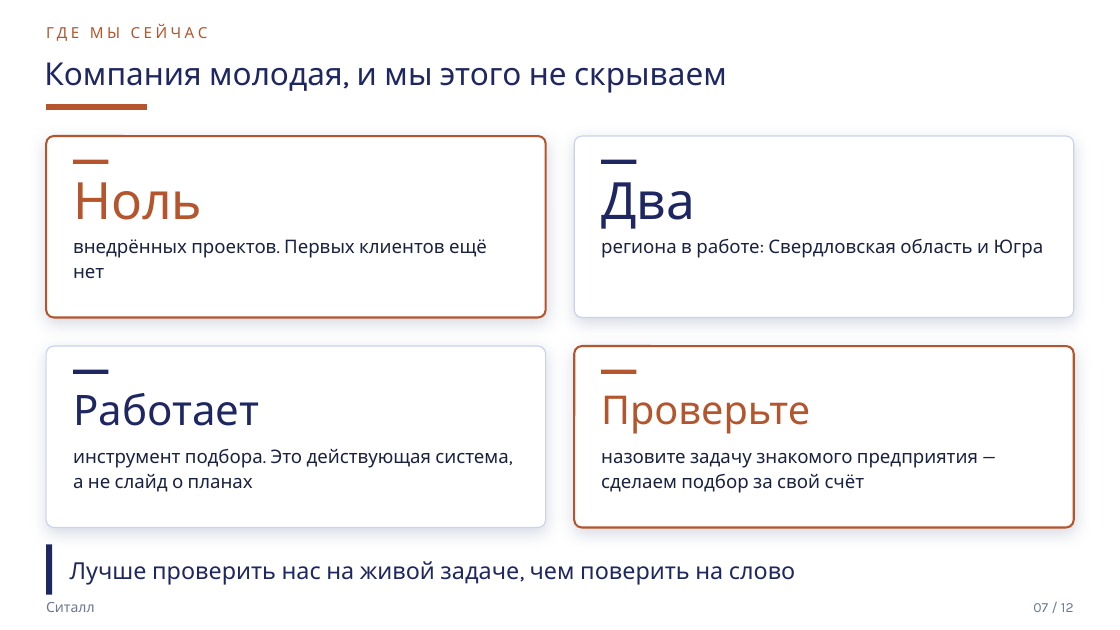
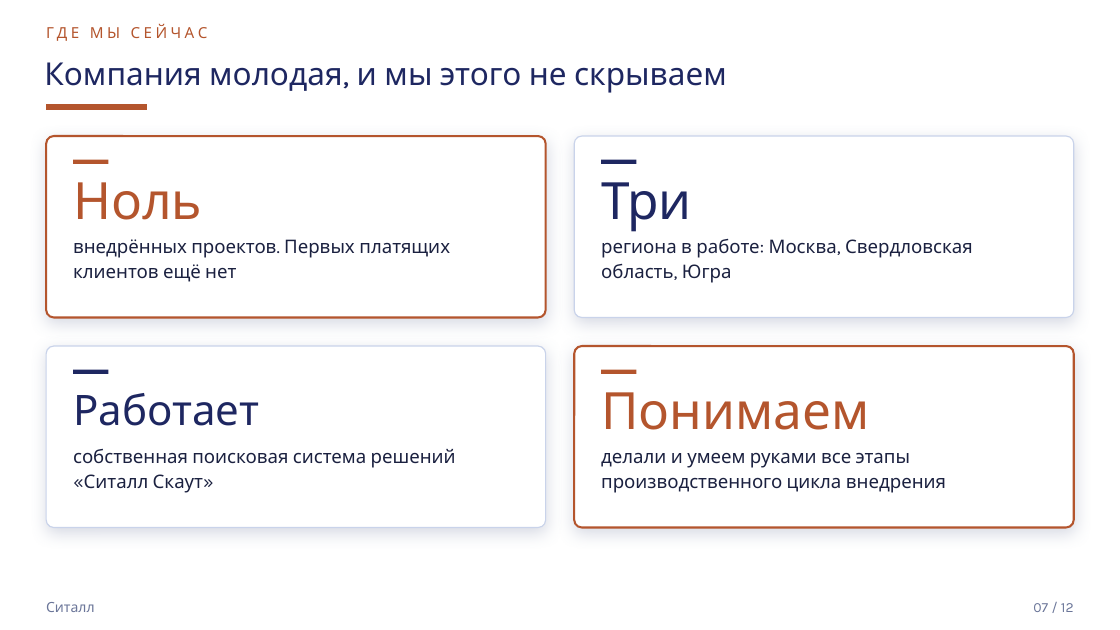
Before and after one commit to mrflxxxme/techmost-scout, a slide deck: slide 7 of marketing/partners/sitall-deck-partner.pptx. Drawn at 1120x630 pixels with LibreOffice and Linux fonts; fonts in the diff are those of the drawing. Boxes give left, top, right and bottom in pixels: in the first picture for what was removed or moved away, otherwise in the second. Text is boxed around its words. In the diff, an @@ line names an element or a change of style, - is before the commit and + after.

```diff
--- a/marketing/partners/sitall-deck-partner.pptx
+++ b/marketing/partners/sitall-deck-partner.pptx
@@ text at box(601, 182, 692, 232): text changed @@
-Два
+Три
@@ text at box(73, 239, 450, 282): text changed @@
-внедрённых проектов. Первых клиентов ещё нет
+внедрённых проектов. Первых платящих клиентов ещё нет
@@ text at box(601, 239, 973, 283): text changed @@
-региона в работе: Свердловская область и Югра
+региона в работе: Москва, Свердловская область, Югра
@@ text at box(601, 392, 870, 430): text changed; size 34 to 44 pt @@
-Проверьте
+Понимаем
@@ text at box(73, 449, 456, 493): text changed @@
-инструмент подбора. Это действующая система, а не слайд о планах
+собственная поисковая система решений
+«Ситалл Скаут»
@@ text at box(601, 453, 946, 493): text changed @@
-назовите задачу знакомого предприятия — сделаем подбор за свой счёт
+делали и умеем руками все этапы производственного цикла внедрения
@@ rectangle removed at box(46, 544, 52, 595) @@
@@ text removed at box(70, 561, 795, 585) @@
-Лучше проверить нас на живой задаче, чем поверить на слово
```
Also in this commit, not shown: 7 other slides changed, 1 slide removed, 3 other files.
